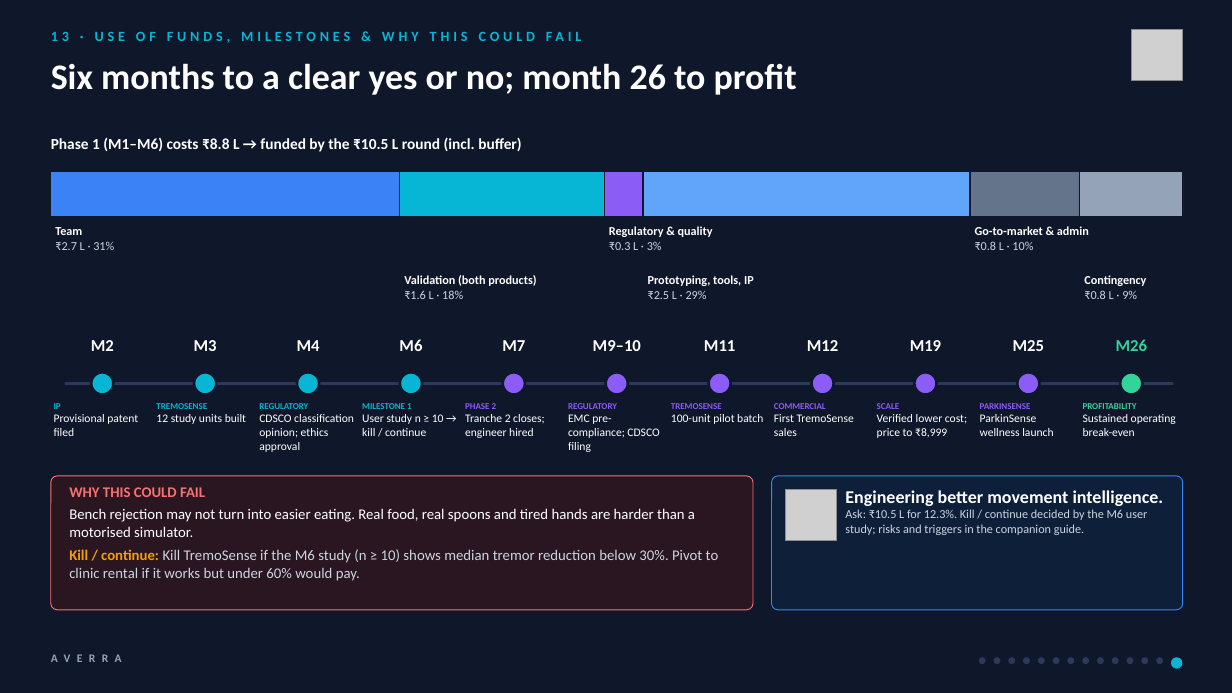
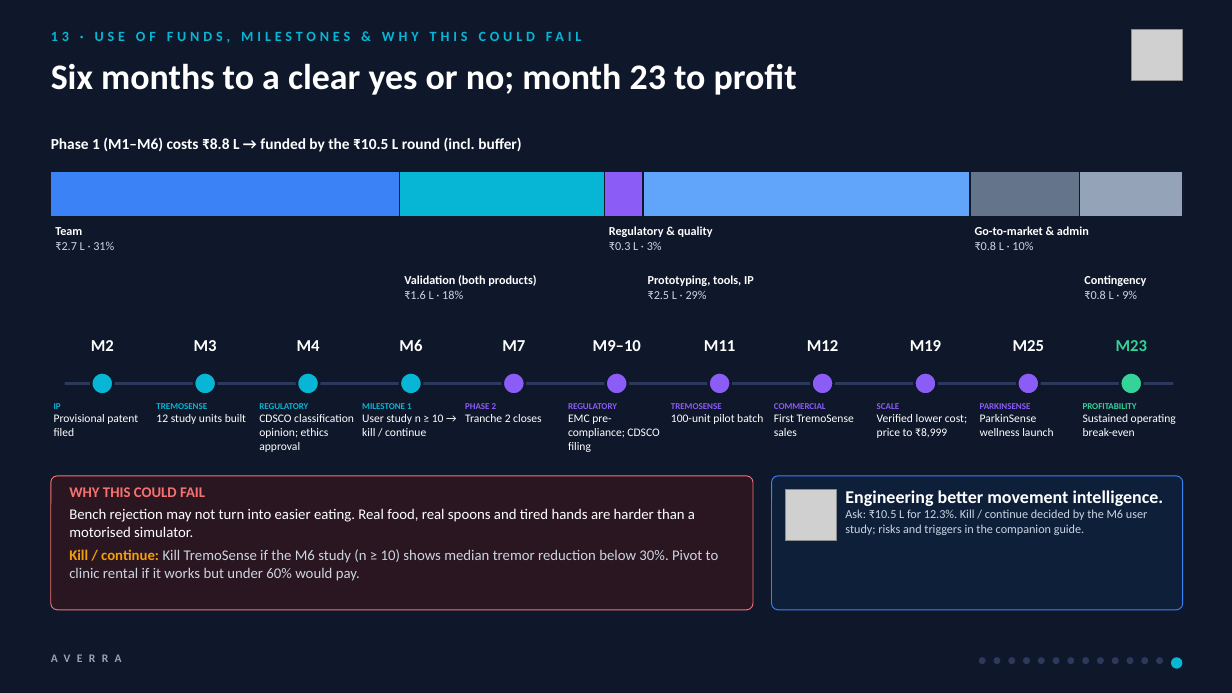
Before and after one commit to sudo-pranshu/AVERRA, a slide deck: slide 14 of deck/AVERRA_Pitch.pptx. Drawn at 1232x693 pixels with LibreOffice and Linux fonts; fonts in the diff are those of the drawing; grey boxes stand for pictures. Boxes give left, top, right and bottom in pixels: in the first picture for what was removed or moved away, otherwise in the second. Text is boxed around its words. In the diff, an @@ line names an element or a change of style, - is before the commit and + after.

```diff
--- a/deck/AVERRA_Pitch.pptx
+++ b/deck/AVERRA_Pitch.pptx
@@ text at (51, 63, 797, 95): text changed @@
-Six months to a clear yes or no; month 26 to profit
+Six months to a clear yes or no; month 23 to profit
@@ text at (1116, 340, 1147, 351): text changed @@
-M26
+M23
@@ text at (465, 414, 541, 422): text changed @@
-Tranche 2 closes; engineer hired
+Tranche 2 closes
```
Also in this commit, not shown: 3 other slides changed, 13 other files.
